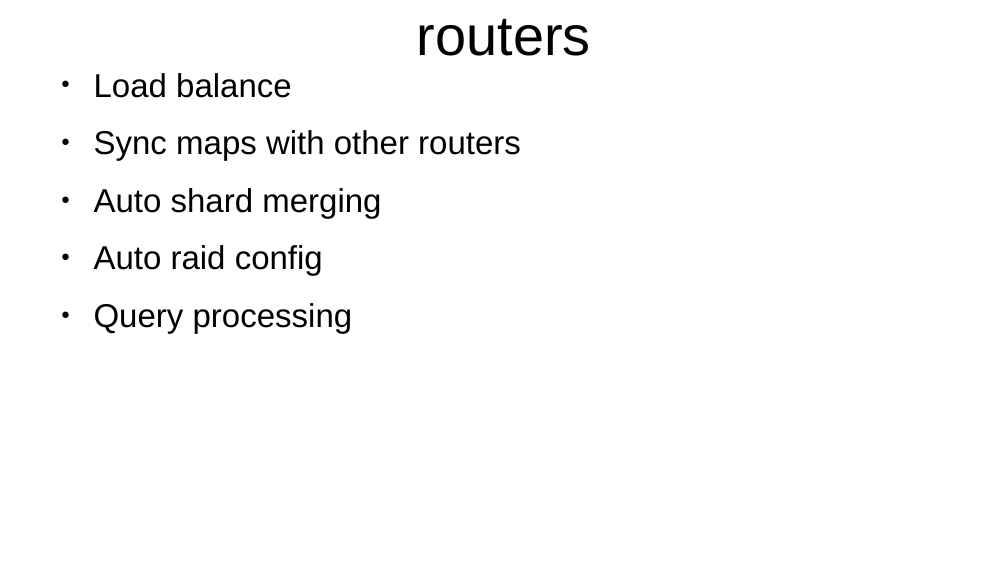
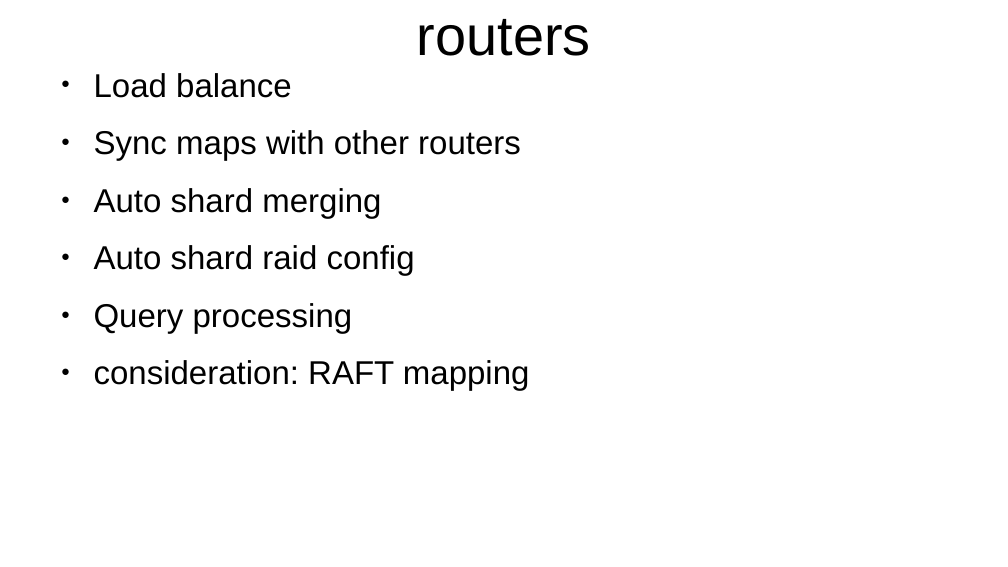
Before and after one commit to YC-Lammy/DejavuDB, a slide deck: slide 3 of doc/concept.odp. Drawn at 1008x567 pixels with LibreOffice and Linux fonts; fonts in the diff are those of the drawing. Boxes give left, top, right and bottom in pixels: in the first picture for what was removed or moved away, otherwise in the second. Text is boxed around its words. In the diff, an @@ line names an element or a change of style, - is before the commit and + after.

```diff
--- a/doc/concept.odp
+++ b/doc/concept.odp
@@ text at (x1=94, y1=245, x2=415, y2=276): text changed @@
-● Auto raid config
+● Auto shard raid config
@@ text at (x1=94, y1=360, x2=530, y2=391): paragraph added @@
+● consideration: RAFT mapping
```
Also in this commit, not shown: 1 other slide changed, 3 slides added, 3 other files.
